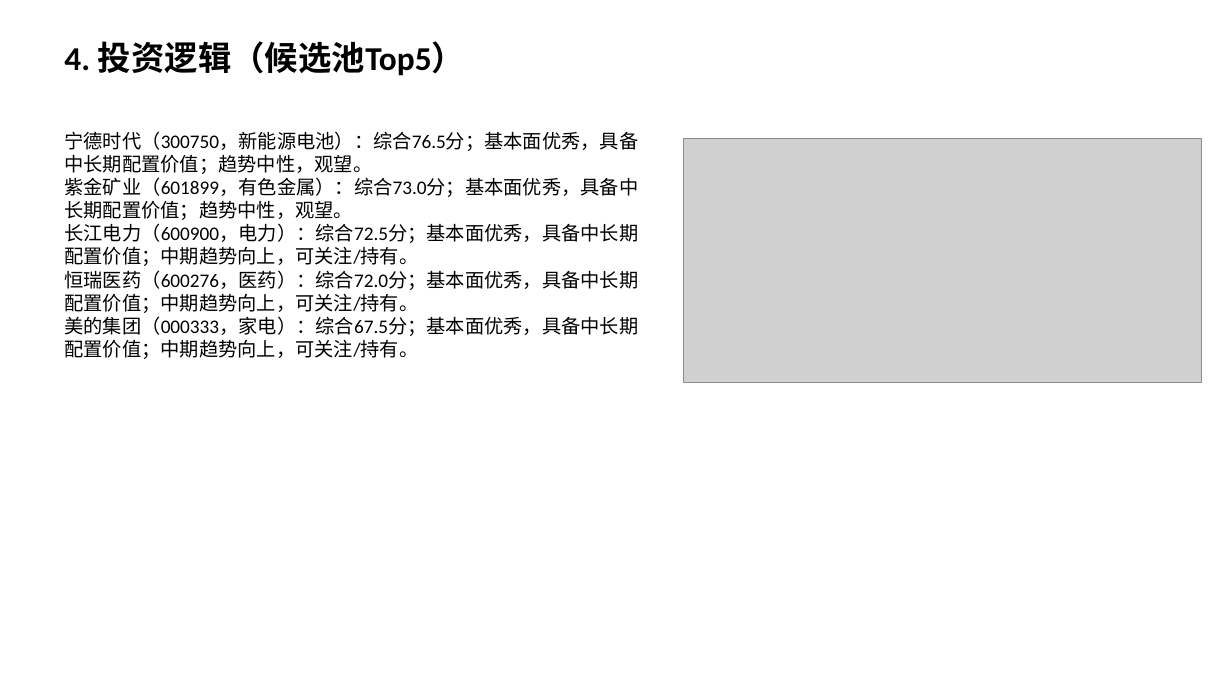
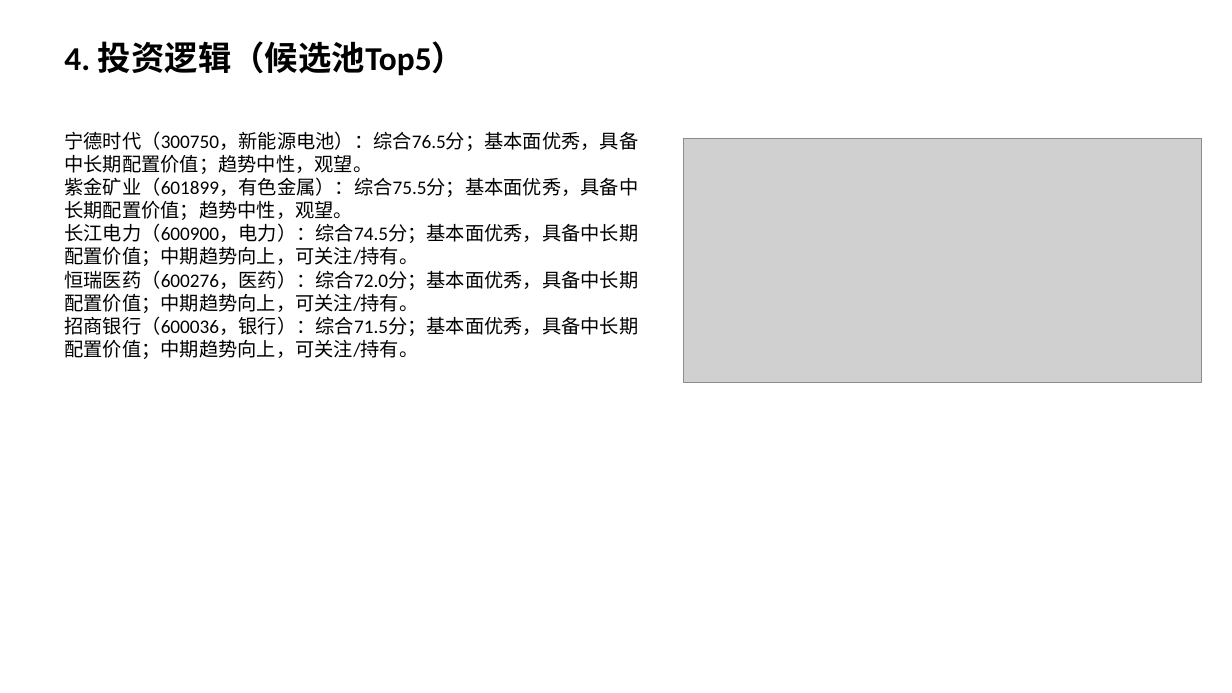
Before and after one commit to Albertdev12/pbl-workflow, a slide deck: slide 5 of outputs/12_中期路演.pptx. Drawn at 1232x693 pixels with LibreOffice and Linux fonts; fonts in the diff are those of the drawing; grey boxes stand for pictures. Boxes give left, top, right and bottom in pixels: in the first picture for what was removed or moved away, otherwise in the second. Text is boxed around its words. In the diff, an @@ line names an element or a change of style, - is before the commit and + after.

```diff
--- a/outputs/12_中期路演.pptx
+++ b/outputs/12_中期路演.pptx
@@ text at bbox=[64, 177, 638, 266]: text changed @@
-紫金矿业（601899，有色金属）：综合73.0分；基本面优秀，具备中长期配置价值；趋势中性，观望。
-长江电力（600900，电力）：综合72.5分；基本面优秀，具备中长期配置价值；中期趋势向上，可关注/持有。
+紫金矿业（601899，有色金属）：综合75.5分；基本面优秀，具备中长期配置价值；趋势中性，观望。
+长江电力（600900，电力）：综合74.5分；基本面优秀，具备中长期配置价值；中期趋势向上，可关注/持有。
@@ text at bbox=[64, 316, 638, 359]: text changed @@
-美的集团（000333，家电）：综合67.5分；基本面优秀，具备中长期配置价值；中期趋势向上，可关注/持有。
+招商银行（600036，银行）：综合71.5分；基本面优秀，具备中长期配置价值；中期趋势向上，可关注/持有。
```
Also in this commit, not shown: 3 other slides changed, 51 other files.
